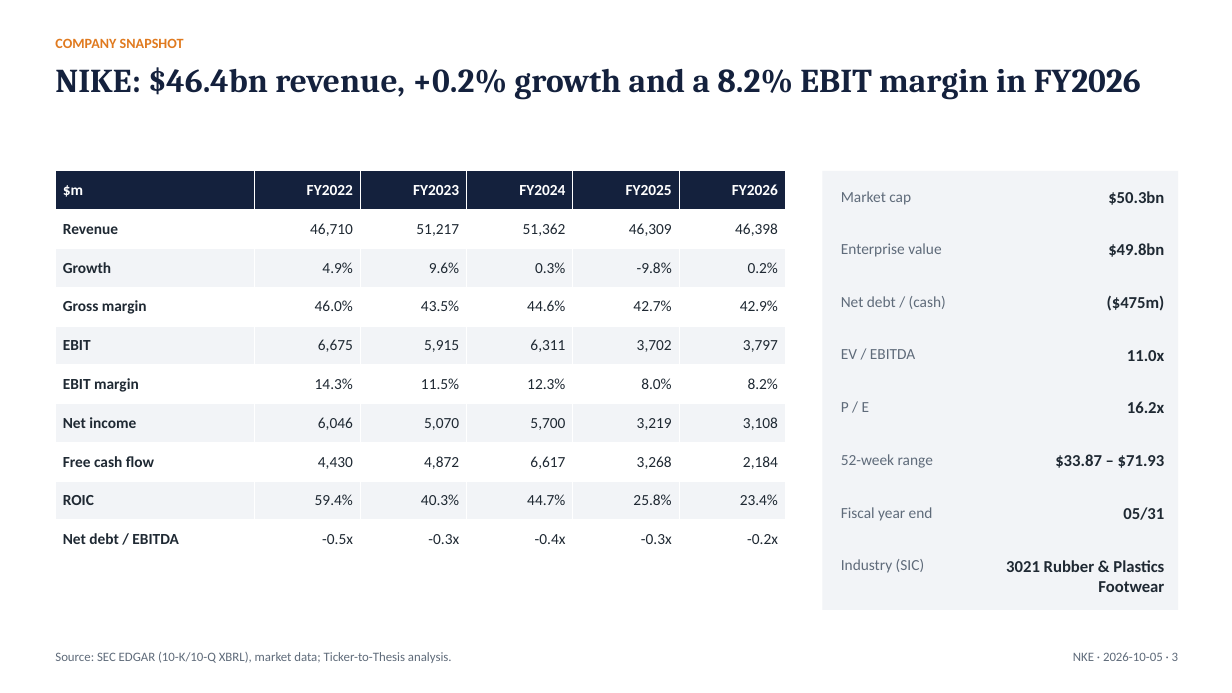
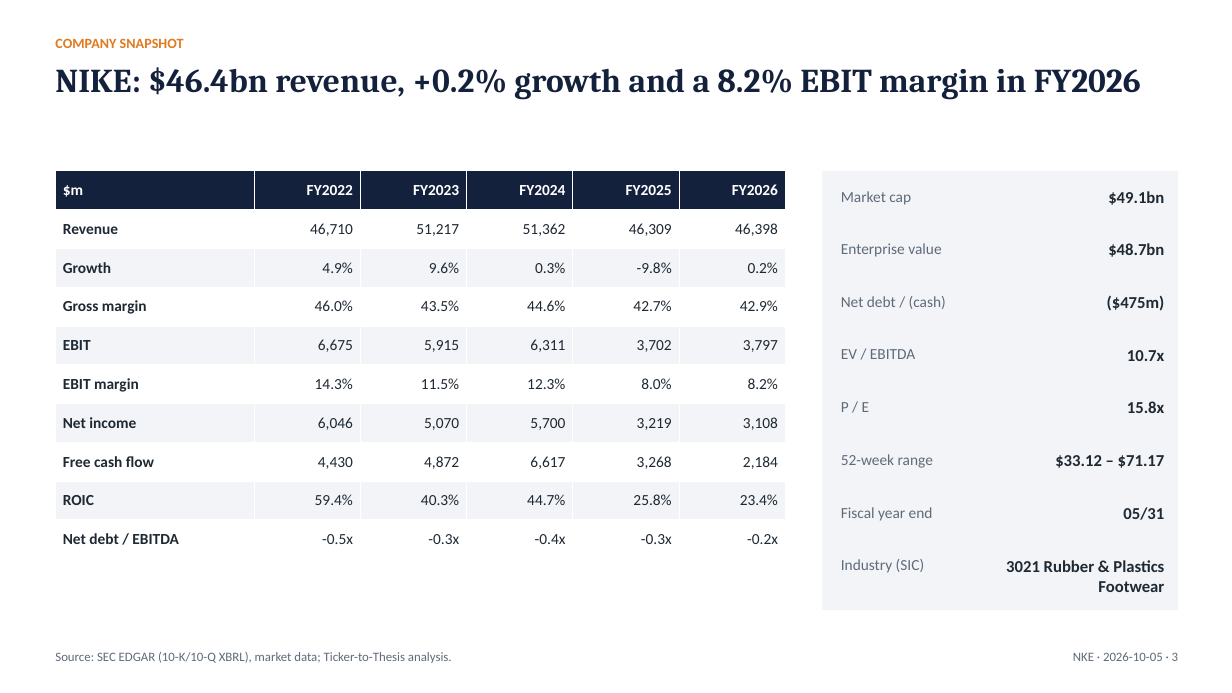
Before and after one commit to Abhishek10-r/ticker-to-thesis, a slide deck: slide 3 of examples/nike/latest/NKE_pitch_deck.pptx. Drawn at 1232x693 pixels with LibreOffice and Linux fonts; fonts in the diff are those of the drawing. Boxes give left, top, right and bottom in pixels: in the first picture for what was removed or moved away, otherwise in the second. Text is boxed around its words. In the diff, an @@ line names an element or a change of style, - is before the commit and + after.

```diff
--- a/examples/nike/latest/NKE_pitch_deck.pptx
+++ b/examples/nike/latest/NKE_pitch_deck.pptx
@@ text at <box>1108,191,1164,205</box>: text changed @@
-$50.3bn
+$49.1bn
@@ text at <box>1108,243,1164,257</box>: text changed @@
-$49.8bn
+$48.7bn
@@ text at <box>1127,350,1164,361</box>: text changed @@
-11.0x
+10.7x
@@ text at <box>1127,401,1164,413</box>: text changed @@
-16.2x
+15.8x
@@ text at <box>1055,455,1165,468</box>: text changed @@
-$33.87 – $71.93
+$33.12 – $71.17
```
Also in this commit, not shown: 9 other slides changed, 4 other files.
